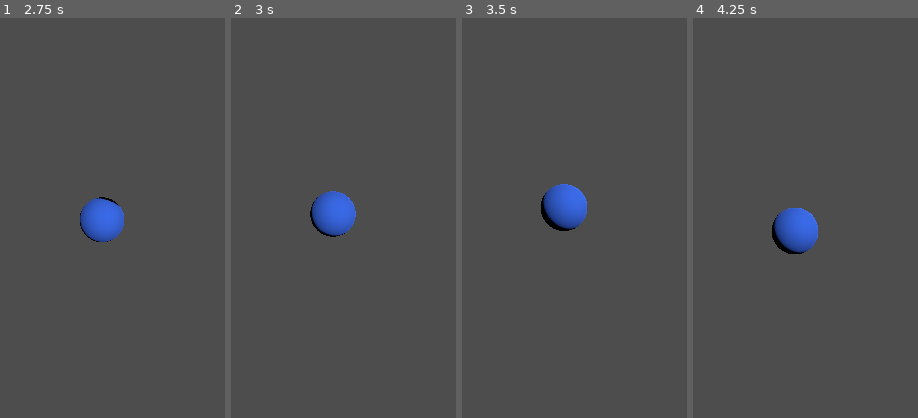
Above: before the commit, frames 1-4 (left to right).
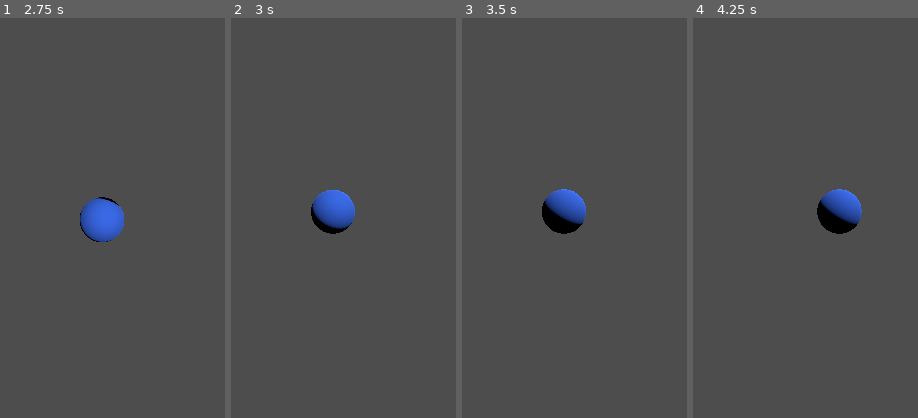
Above: after the commit, the same moments.

Repository: Dominic339/Shared-Skies
Game: Godot game, scene res://scenes/Main.tscn
The game is run twice, just before and just after one commit, with the same random seed, the same clock (stepped at 60 frames per second) and the same inputs.
Inputs (mouse positions are % of the whole screen's width and height, from its top left):
- Up to frame 1 (2.75 s): click (14, 3) at 0.52 s; type "12" at 0.6 s; click (14, 5) at 0.75 s; type "12" at 0.83 s; click "Set Position" at 1.25 s; tap Enter at 2 s; move the mouse to (72, 45) at 2.02 s; hold D from 2.03 s (still down); click (72, 45) at 2.17 s
- Up to frame 2 (3 s): release D at 2.75 s; tap Space at 2.75 s; drag from (30, 55) to (45, 70) at 2.77 s
- Up to frame 3 (3.5 s): no input
- Up to frame 4 (4.25 s): tap Enter at 3.5 s; move the mouse to (60, 28) at 3.52 s; hold D from 3.53 s (still down); click (60, 28) at 3.67 s
The pictures show only the part of the screen within x 27-77%, y 23-73%; the shares and areas given below are measured in that part.

Frame 1 is identical in both runs. In frame 2, 1.2% of the frame differs, in the area x 35-56%, y 43-55%; in frame 3, 1.4%; in frame 4, 3.6%, in the area x 35-76%, y 42-59%.

Commit message:
Add vertical tilt to the orbit camera, clamped 15-75 degrees
Same drag gesture now controls pitch (vertical component) alongside
yaw (horizontal component) -- clamped to a 60-degree range with a
15-degree buffer off both the fully-overhead and fully-horizontal
extremes, per spec.

Co-Authored-By: Claude Sonnet 5 <noreply@anthropic.com>
Claude-Session: https://claude.ai/code/session_01AHmiCVGuG2bKpEKrF4VL2r

Diff:
--- a/client/scripts/orbit_camera.gd
+++ b/client/scripts/orbit_camera.gd
@@ -1,18 +1,25 @@
 extends Camera3D
 
 # Pokemon-GO-style map camera: orbits freely around the player via drag,
-# zooms within a clamped range via scroll/pinch, and always looks straight
-# at the player -- position/orientation are fully recomputed every frame
-# from (yaw, pitch, zoom) rather than relying on a hand-authored transform,
-# so there's no way for the camera to end up aimed somewhere wrong.
+# tilts up/down within a clamped range, and zooms within a clamped range
+# via scroll/pinch -- always looking straight at the player, since
+# position/orientation are fully recomputed every frame from
+# (yaw, pitch, zoom) rather than relying on a hand-authored transform, so
+# there's no way for the camera to end up aimed somewhere wrong.
 
 @export var min_zoom: float = 6.0
 @export var max_zoom: float = 20.0
-@export var pitch_degrees: float = 55.0
 @export var drag_degrees_per_pixel: float = 0.3
 @export var zoom_step: float = 1.5
 
+# 15-degree buffer off both extremes -- never fully edge-on (0 deg, camera
+# in the ground plane) and never fully top-down (90 deg, straight overhead)
+# -- leaving a 60-degree range of motion in between.
+const MIN_PITCH_DEGREES := 15.0
+const MAX_PITCH_DEGREES := 75.0
+
 var yaw_degrees: float = 0.0
+var pitch_degrees: float = 55.0
 var zoom: float = 12.0
 
 var _dragging: bool = false
@@ -27,11 +34,20 @@
 		elif event.button_index == MOUSE_BUTTON_WHEEL_DOWN:
 			zoom = clampf(zoom + zoom_step, min_zoom, max_zoom)
 	elif event is InputEventMouseMotion and _dragging:
-		yaw_degrees -= event.relative.x * drag_degrees_per_pixel
+		_apply_drag(event.relative)
 	elif event is InputEventScreenDrag:
-		yaw_degrees -= event.relative.x * drag_degrees_per_pixel
+		_apply_drag(event.relative)
 	elif event is InputEventMagnifyGesture:
 		zoom = clampf(zoom / event.factor, min_zoom, max_zoom)
+
+
+func _apply_drag(relative: Vector2) -> void:
+	yaw_degrees -= relative.x * drag_degrees_per_pixel
+	# Dragging up tilts the camera further overhead (higher pitch);
+	# dragging down brings it back toward eye level.
+	pitch_degrees = clampf(
+		pitch_degrees - relative.y * drag_degrees_per_pixel, MIN_PITCH_DEGREES, MAX_PITCH_DEGREES
+	)
 
 
 func update_around(target_global_position: Vector3) -> void:
